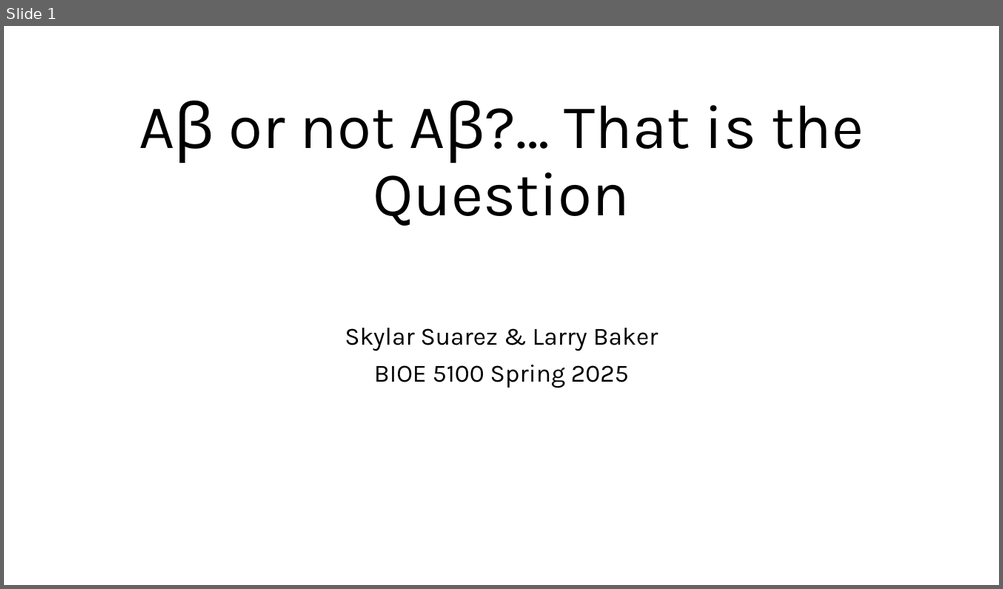
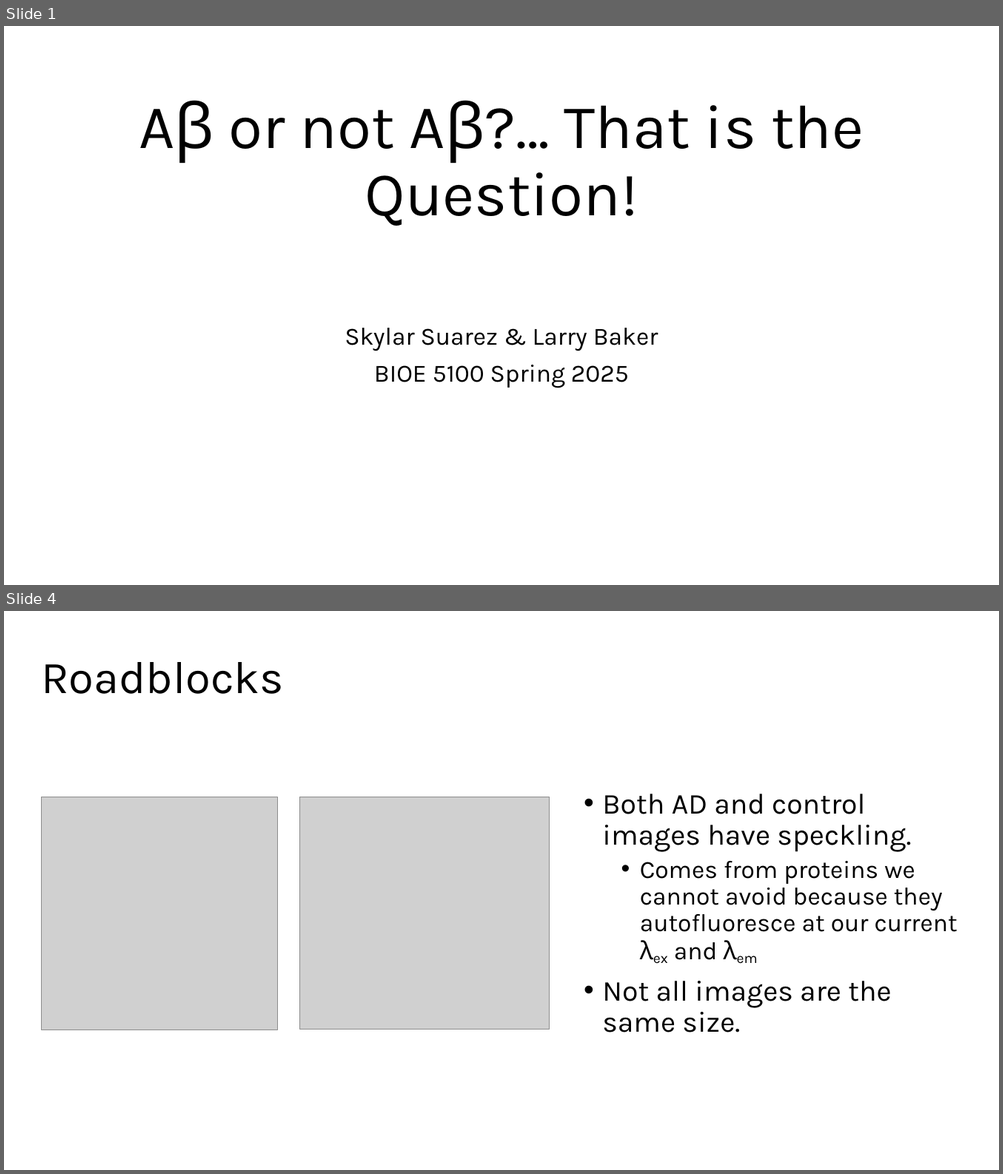
Before and after one commit to skylar-suarez/DIP_finproj_25, a slide deck: BIOE5100_finalproj_spr25.pptx. Shown one above the other, each under a label of ours: slide 1 before the commit, slides 1 and 4 after it; the slides between them are not shown. The pictures are 1003x589 and 1003x1174 pixels, drawn with LibreOffice and Linux fonts; fonts in the diff are those of the drawing; grey boxes stand for pictures. Boxes give left, top, right and bottom in pixels: in the first picture for what was removed or moved away, otherwise in the second. Text is boxed around its words. In the diff, an @@ line names an element or a change of style, - is before the commit and + after.

```diff
--- a/BIOE5100_finalproj_spr25.pptx
+++ b/BIOE5100_finalproj_spr25.pptx
@@ slide 4 added at [4, 611, 999, 1170], background #FFFFFF @@
@@ title added at [41, 662, 284, 694], 44 pt, text #000000 @@
+Roadblocks
@@ picture added at [42, 797, 278, 1031] @@
@@ picture added at [299, 797, 549, 1030] @@
@@ text added at [602, 794, 957, 1033], 24 pt, text #000000 @@
+• Both AD and control images have speckling.
+  • Comes from proteins we cannot avoid because they autofluoresce at our current λex and λem
+• Not all images are the same size.
@@ slide 1 changed as well @@
@@ title at [139, 100, 863, 226]: text changed @@
-Aβ or not Aβ?… That is the Question
+Aβ or not Aβ?… That is the Question!
```
Also in this commit, not shown: 1 other slide changed, 1 other slide added, 1 slide removed, 1 other file.
